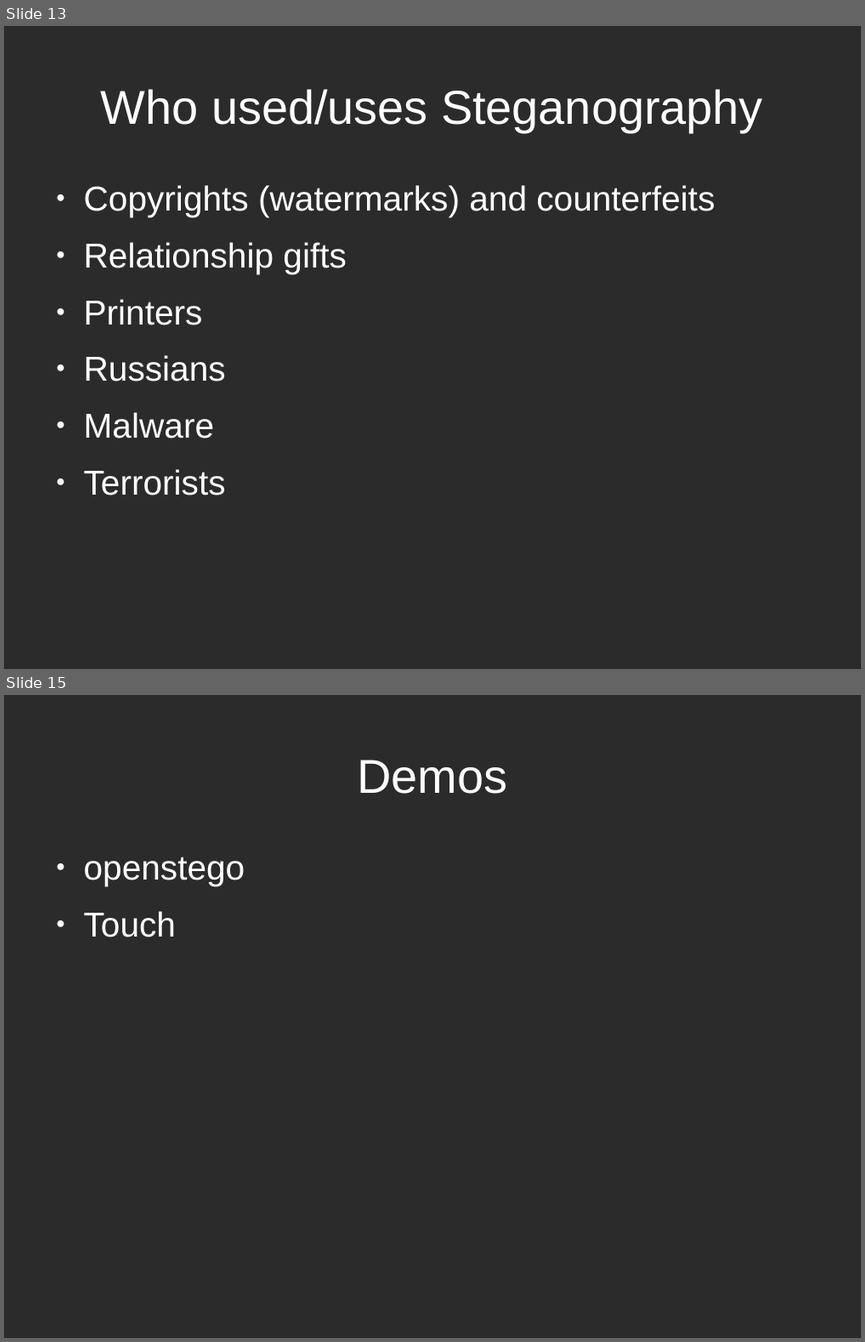
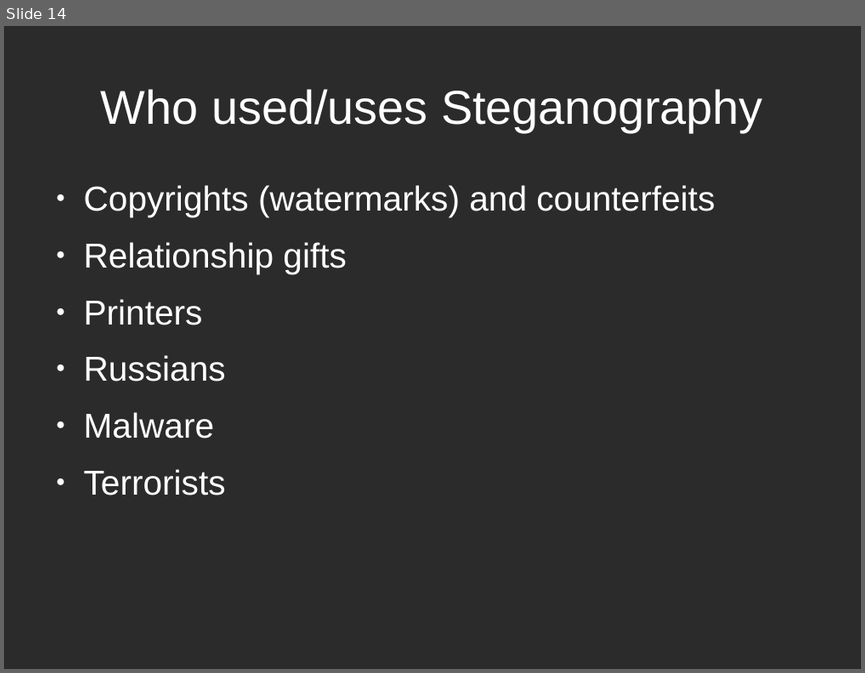
Before and after one commit to david365602/presentations, a slide deck: Presentations/Steganography.odp. Shown one above the other, each under a label of ours: slides 13 and 15 before the commit, slide 14 after it; the slides between them are not shown. The pictures are 865x1342 and 865x673 pixels, drawn with LibreOffice and Linux fonts; fonts in the diff are those of the drawing; background and template pictures are left out; a plain dark background stands for a picture behind light text. Boxes give left, top, right and bottom in pixels: in the first picture for what was removed or moved away, otherwise in the second. Text is boxed around its words. In the diff, an @@ line names an element or a change of style, - is before the commit and + after.

```diff
--- a/Presentations/Steganography.odp
+++ b/Presentations/Steganography.odp
@@ slide 15 removed at [4, 695, 861, 1338], background picture (left out) @@
@@ title removed at [357, 760, 507, 794] @@
-Demos
@@ text removed at [84, 857, 245, 937] @@
-● openstego
-● Touch
@@ what was slide 13 is now slide 14 @@
```
Also in this commit, not shown: 2 slides changed, 3 slides added.
